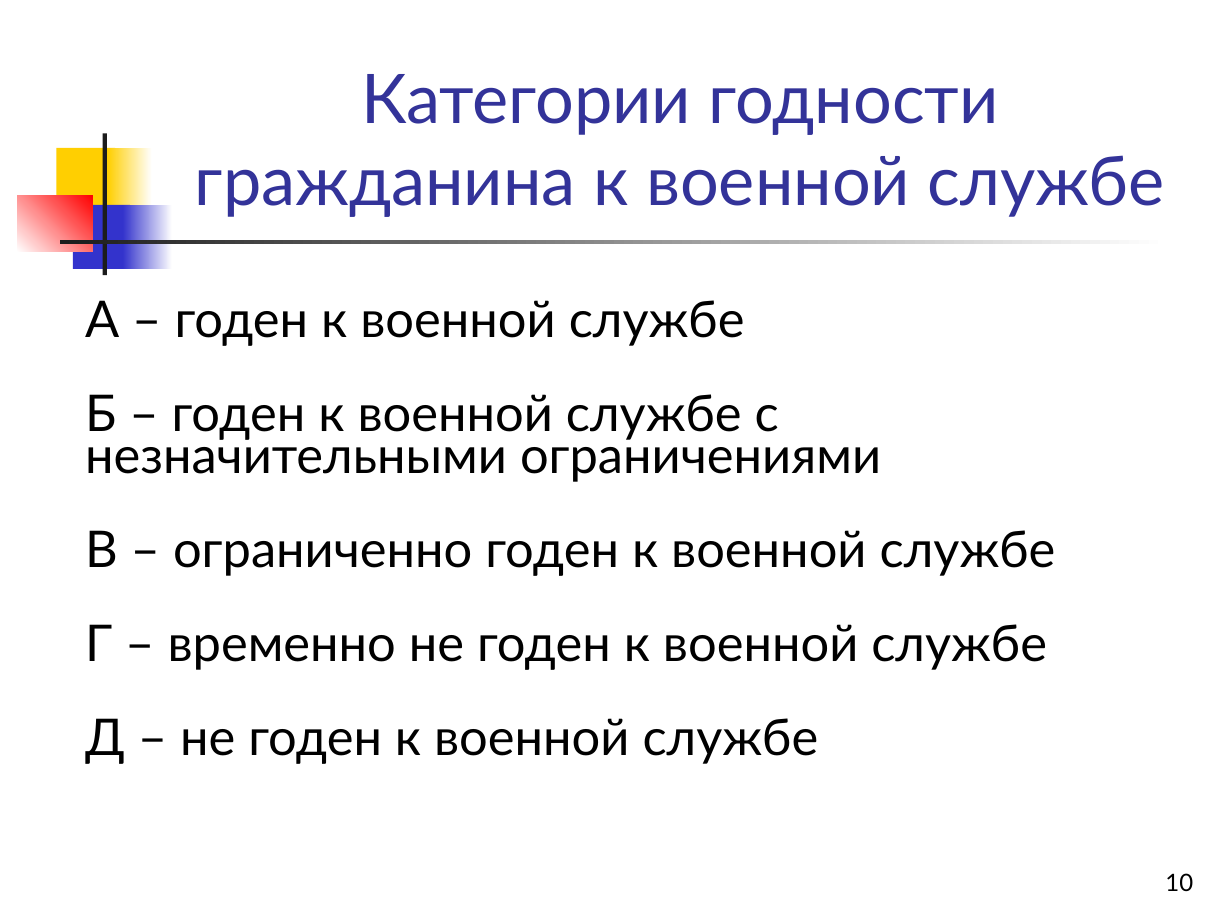
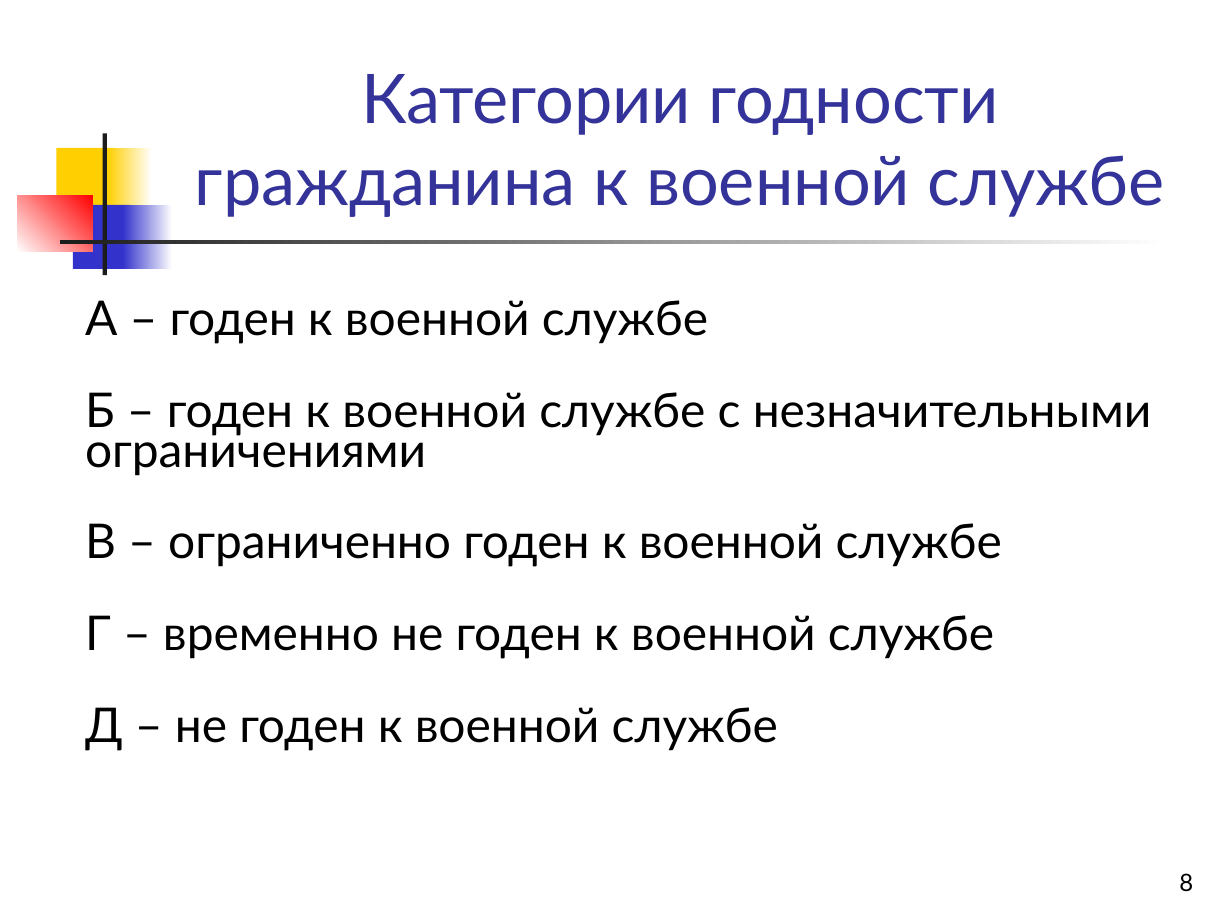
Before and after one commit to shahzod20000901/Storage, a slide deck: slide 8 of Правоведение/Комплект 6.ppt (slide 10 before the commit). Drawn at 1232x924 pixels with LibreOffice and Linux fonts; fonts in the diff are those of the drawing. Boxes give left, top, right and bottom in pixels: in the first picture for what was removed or moved away, otherwise in the second. Text is boxed around its words. In the diff, an @@ line names an element or a change of style, - is before the commit and + after.

```diff
--- a/Правоведение/Комплект 6.ppt
+++ b/Правоведение/Комплект 6.ppt
@@ text "А – годен к военной ..." at box(85, 300, 1152, 751): size 29.6 to 28 pt @@
@@ page number at box(1179, 873, 1193, 892): text changed @@
-10
+8
```
Also in this commit, not shown: 4 other slides changed, 5 slides added, 27 slides removed, 5 other files.
